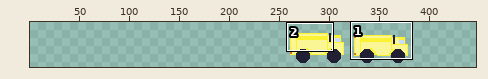
A sprite sheet gets an edit: assets/images/environment.png. The first picture is a wide view before the edit; the outline marks the close-up.
Close-up. Before the edit:
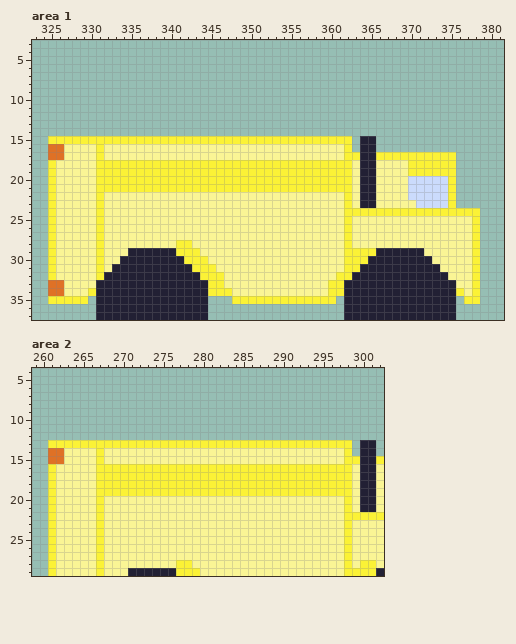
The file is 128x64 pixels. Shown: area 1: x 323..381, y 3..37; area 2: x 259..302, y 4..29. The old version is drawn lined up with the new one, on the new canvas. The wide view leaves out empty margins. The commit also changed other parts of the picture, which this record leaves out.
Once edited:
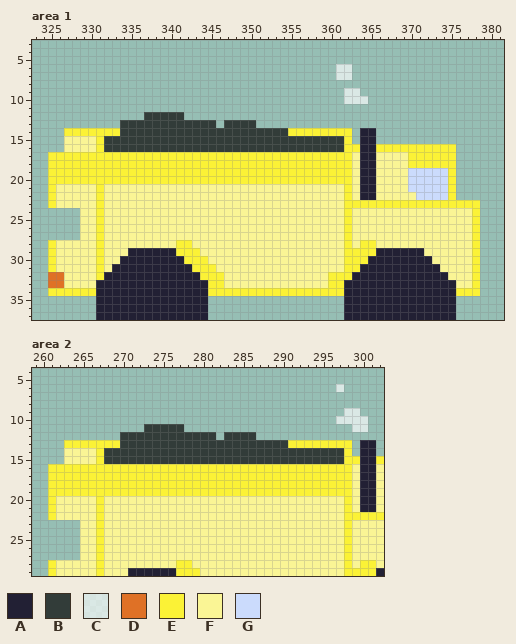
Palette (. is transparent): A #222034  B #323c39  C #ffffffa5  D #df7126  E #fbf236  F #faf595  G #cbdbfc
The exact change:
canvas 128x64 -> 448x64, the old top-left corner now at 256,0
Changed rows in their new state; - is an unchanged pixel.
Area 1:
first column x 325:
 6 ------------------------------------CC----------------
 7 ------------------------------------CC----------------
 9 -------------------------------------CC---------------
10 -------------------------------------CCC--------------
12 ------------BBBBB-------------------------------------
13 ---------BBBBBBBBBBBB-BBBB----------------------------
14 --EEEEEEEBBBBBBBBBBBBBBBBBBBBBEEEEEEEE-AA-------------
15 ..FFFF-BBBBBBBBBBBBBBBBBBBBBBBBBBBBBB-----------------
16 ..-----BBBBBBBBBBBBBBBBBBBBBBBBBBBBBB-E--EEEEEEEEEE---
17 EEEEEE-EEEEEEEEEEEEEEEEEEEEEEEEEEEEEE-F--FFFF---------
18 -EEEEE------------------------------------------------
19 -EEEEE---------------------------------------GGGGG----
20 -EEEEE------------------------------------------------
21 -------FFFFFFFFFFFFFFFFFFFFFFFFFFFFFF-----------------
22 ---------------------------------------------F--------
23 --------------------------------------EEEEEEEEEEEE-EEE
24 ....----------------------------------FFFFFFFFFFFFFFF-
25 ....--------------------------------------------------
26 ....--------------------------------------------------
27 ....--------------------------------------------------
28 ---------------------------------------EE-------------
first column x 325:
32 DD---------------------------------E------------------
34 EEEEE------------------EEEEEEEEEEEE-----------------E-
35 .....------------------.............----------------..
Area 2:
first column x 261:
 6 ------------------------------------C---
 9 -------------------------------------CC-
10 ------------------------------------CCCC
11 ------------BBBBB---------------------CC
12 ---------BBBBBBBBBBBB-BBBB--------------
13 ..-------BBBBBBBBBBBBBBBBBBBBB----------
14 ..-----BBBBBBBBBBBBBBBBBBBBBBBBBBBBBB---
15 ..-----BBBBBBBBBBBBBBBBBBBBBBBBBBBBBB---
16 -EEEEE----------------------------------
17 -EEEEE----------------------------------
18 -EEEEE----------------------------------
19 -EEEEE----------------------------------
first column x 261:
23 ....
24 ....
25 ....
26 ....
27 ....
Boxes around the changes in both close-ups, in picture pixels (x1, y1, x2, y2):
changed: (48, 64, 480, 304)
changed: (48, 384, 368, 560)
